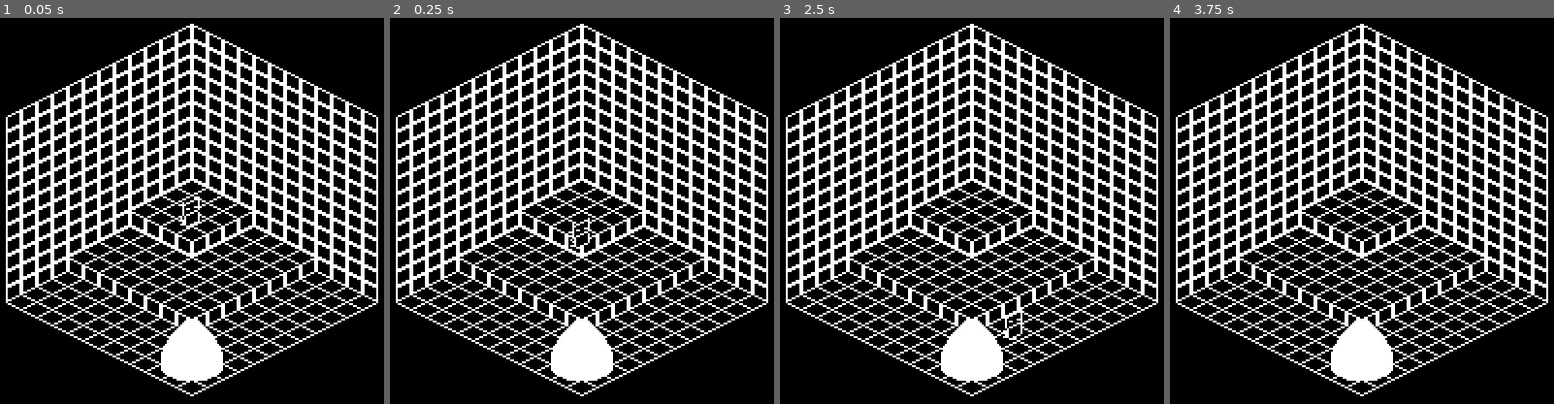
Above: before the commit, frames 1-4 (left to right).
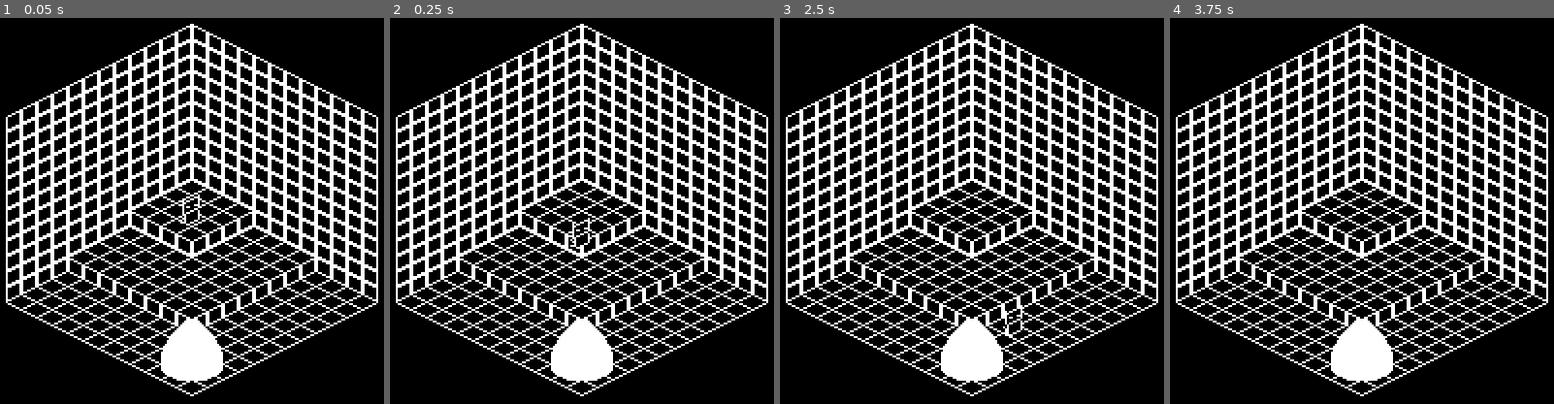
Above: after the commit, the same moments.

Repository: BitBangGames/feed_mother
Game: Godot game, scene res://src/main.tscn
Two runs of this game, one before a commit and one after it. Both use one fixed random seed, a clock stepped at 60 frames per second and the inputs below.
Inputs:
- Up to frame 1 (0.05 s): no input
- Up to frame 2 (0.25 s): no input
- Up to frame 3 (2.5 s): tap Enter at 0.5 s; hold D (right) 0.53-1.28 s; tap Space (confirm) at 0.6, 1.35, 2.1 s; hold S (down) 1.28-2.03 s; hold D (right) from 2.03 s (still down)
- Up to frame 4 (3.75 s): release D (right) at 2.78 s; hold W (up) 2.78-3.53 s; tap Space (confirm) at 2.85, 3.5, 3.6 s; hold A (left) from 3.53 s (still down)

The runs differ from the first frame. In frame 1, 0.1% of the frame differs, in the area x 46-53%, y 45-55%; in frame 2, nothing differs; in frame 3, 0.2%, in the area x 58-64%, y 74-84%; in frame 4, nothing differs.

Commit message:
added abstract base class for all world objects

Diff:
--- a/src/consts.gd
+++ b/src/consts.gd
@@ -6,3 +6,5 @@
 const SPEED: int = 0b110000
 const JUMP_HEIGHT: int = 0b10000000
 const ACCEL_Y: int = 0b1000
+
+const MAP_CANVAS_PATH: NodePath = "/root/Main/Map/MapCanvas"
--- a/src/main.gd
+++ b/src/main.gd
@@ -27,12 +27,6 @@
 		__singleton = Main.new()
 
 	return __singleton
-
-static func isometric(cartesian: Vector3) -> Vector2:
-	return Vector2(
-		cartesian.x - cartesian.z + Consts.SCREEN_CENTER.x,
-		0.5*(cartesian.x + cartesian.z) - cartesian.y + Consts.SCREEN_CENTER.y
-	)
 
 func _init() -> void:
 	if (__singleton != null and __singleton != self):
--- a/src/mother.gd
+++ b/src/mother.gd
@@ -1,10 +1,7 @@
 class_name Mother
-extends RigidBody3D
+extends Unit
 
 static var __singleton: Mother = null
-
-var __sprite: Sprite2D
-var __animation_player: AnimationPlayer
 
 static func get_singleton() -> Mother:
 	if (__singleton == null):
@@ -16,10 +13,4 @@
 	set_position(Vector3(80.0, 8.0, 80.0))
 
 func _ready() -> void:
-	__sprite = preload("res://src/mother_sprite.tscn").instantiate()
-	__animation_player = __sprite.get_child(0)
-	get_node("../MapCanvas").add_child(__sprite)
-
-func _physics_process(_delta: float) -> void:
-	__sprite.set_position(Main.isometric(get_position()))
-	#__sprite.set_z_index(int(get_position().y) >> 0b11)
+	set_sprite(preload("res://src/mother_sprite.tscn").instantiate() as Sprite2D)
--- a/src/mother.tscn
+++ b/src/mother.tscn
@@ -5,7 +5,7 @@
 [sub_resource type="SphereShape3D" id="SphereShape3D_gmfve"]
 radius = 8.0
 
-[node name="Mother" type="RigidBody3D" unique_id=38965936]
+[node name="Mother" type="CharacterBody3D" unique_id=67164482]
 script = ExtResource("1_a4met")
 
 [node name="CollisionShape3D" type="CollisionShape3D" parent="." unique_id=751799867]
--- a/src/player.gd
+++ b/src/player.gd
@@ -1,15 +1,9 @@
 class_name Player
-extends CharacterBody3D
+extends Unit
 
 static var __singleton: Player = null
 
 var __input_vector: Vector2
-var __vel_y: int
-var __collided: bool
-var __collided_prev: bool
-
-var __sprite: Sprite2D
-var __animation_player: AnimationPlayer
 
 static func get_singleton() -> Player:
 	if (__singleton == null):
@@ -21,38 +15,28 @@
 	set_position(Vector3(32.0, 32.0, 32.0))
 
 func _ready() -> void:
-	__sprite = preload("res://src/player_sprite.tscn").instantiate()
-	__animation_player = __sprite.get_child(0)
-	get_node("../MapCanvas").add_child(__sprite)
+	set_sprite(preload("res://src/player_sprite.tscn").instantiate() as Sprite2D)
 
 func _physics_process(_delta: float) -> void:
 	__input_vector = Input.get_vector("left", "right", "up", "down")*Consts.SPEED
 
-	if not (is_on_floor()):
-		__vel_y = __vel_y - Consts.ACCEL_Y
-	elif (Input.is_action_just_pressed("confirm")):
-		__vel_y = __vel_y + Consts.JUMP_HEIGHT
-	else:
-		__vel_y = 0
+	if (is_on_floor() and Input.is_action_just_pressed("confirm")):
+		set_vel_y(get_vel_y() + Consts.JUMP_HEIGHT)
 
 	set_velocity(Vector3(__input_vector.x, __vel_y, __input_vector.y))
 
-	__collided_prev = __collided
-	__collided = false
-
-	__collided = (move_and_slide() and not is_on_floor_only())
-
-	__sprite.set_position(Main.isometric(get_position()))
-	__sprite.set_z_index(int(get_position().y) >> 0b11)
-
 	if (Input.is_action_just_released("right") or Input.is_action_just_released("down")):
-		__animation_player.play("front")
+		get_anim_player().play("front")
 	elif (Input.is_action_just_released("left") or Input.is_action_just_released("up")):
-		__animation_player.play("back")
+		get_anim_player().play("back")
 
 	if (Input.is_action_pressed("right") or Input.is_action_pressed("down")):
-		__sprite.set_flip_h(Input.is_action_pressed("down"))
-		__animation_player.play("front_walk")
+		get_sprite().set_flip_h(Input.is_action_pressed("down"))
+		get_anim_player().play("front_walk")
 	elif (Input.is_action_pressed("left") or Input.is_action_pressed("up")):
-		__sprite.set_flip_h(Input.is_action_pressed("up"))
-		__animation_player.play("back_walk")
+		get_sprite().set_flip_h(Input.is_action_pressed("up"))
+		get_anim_player().play("back_walk")
+
+	update_z_index()
+
+	super(_delta)
--- /dev/null
+++ b/src/unit.gd
@@ -0,0 +1,55 @@
+@abstract
+class_name Unit
+extends CharacterBody3D
+
+var __collided: bool
+var __collided_prev: bool
+var __vel_y: int
+
+var __sprite: Sprite2D = null
+
+static func isometric(cartesian: Vector3) -> Vector2:
+	return Vector2(
+		cartesian.x - cartesian.z + Consts.SCREEN_CENTER.x,
+		0.5*(cartesian.x + cartesian.z) - cartesian.y + Consts.SCREEN_CENTER.y
+	)
+
+func _notification(what: int) -> void:
+	match what:
+		NOTIFICATION_PREDELETE:
+			get_sprite().queue_free()
+
+func _physics_process(_delta: float) -> void:
+	if not (is_on_floor()):
+		set_vel_y(get_vel_y() - Consts.ACCEL_Y)
+	elif (get_vel_y() < 0):
+		set_vel_y(0)
+
+	__collided_prev = __collided
+	__collided = false
+
+	__collided = (move_and_slide() and not is_on_floor_only())
+
+	get_sprite().set_position(isometric(get_position()))
+
+func set_sprite(val: Sprite2D) -> void:
+	__sprite = val
+	get_node(Consts.MAP_CANVAS_PATH).add_child(__sprite)
+
+func get_sprite() -> Sprite2D:
+	return __sprite
+
+func get_anim_player() -> AnimationPlayer:
+	return get_sprite().get_child(0) if (get_sprite().get_child(0) is AnimationPlayer) else null
+
+func set_vel_y(val: int) -> void:
+	__vel_y = val
+
+func get_vel_y() -> int:
+	return __vel_y
+
+func just_collided() -> bool:
+	return (__collided and not __collided_prev)
+
+func update_z_index() -> void:
+	get_sprite().set_z_index(int(get_position().y) >> 0b11)
Not shown, added: src/unit.gd.uid
